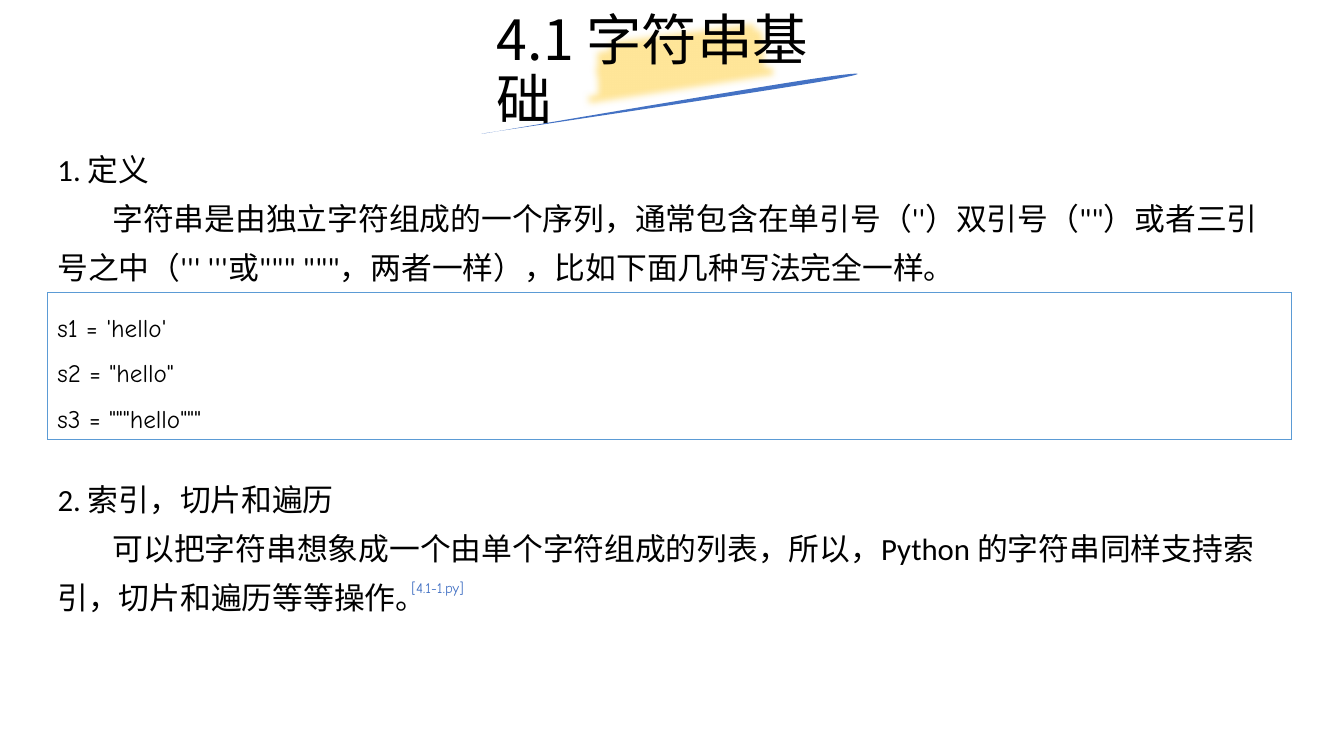
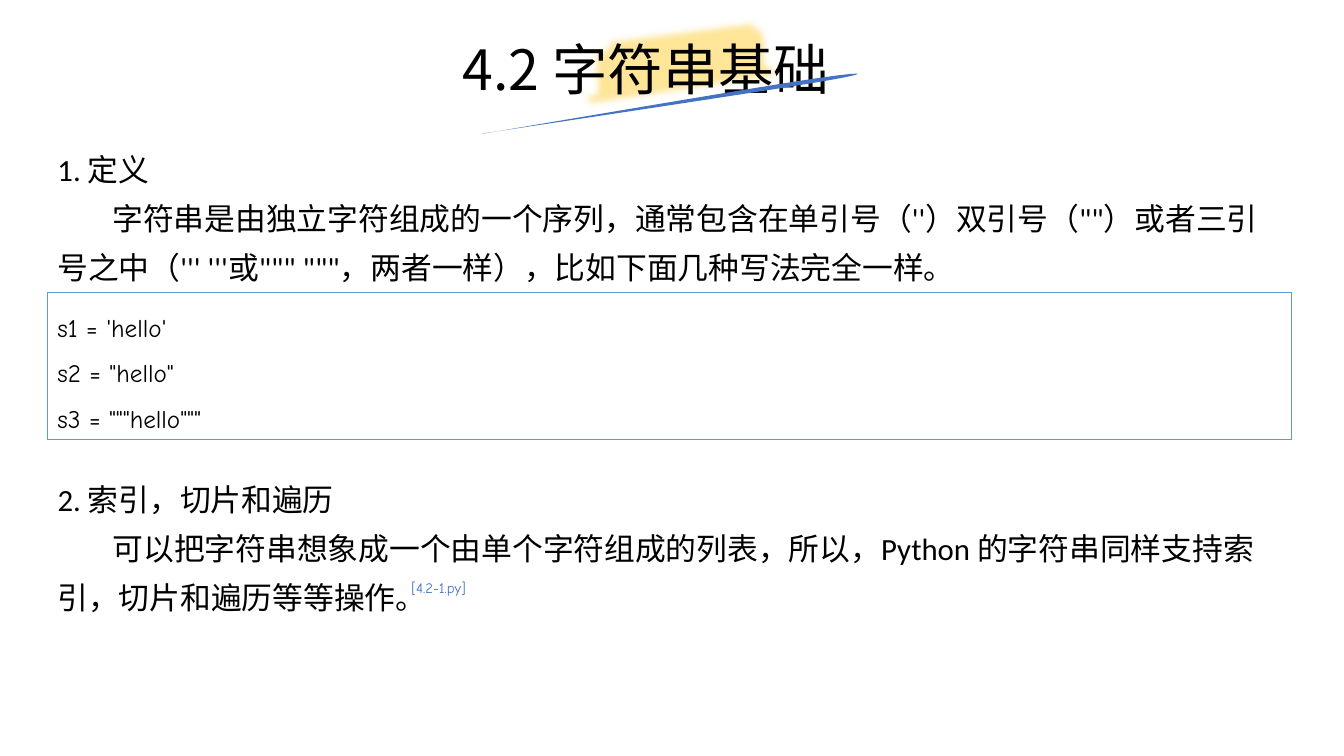
Before and after one commit to yiwenliu/CorePython, a slide deck: slide 19 of PPT/CorePython.pptx (slide 17 before the commit). Drawn at 1344x756 pixels with LibreOffice and Linux fonts; fonts in the diff are those of the drawing. Boxes give left, top, right and bottom in pixels: in the first picture for what was removed or moved away, otherwise in the second. Text is boxed around its words. In the diff, an @@ line names an element or a change of style, - is before the commit and + after.

```diff
--- a/PPT/CorePython.pptx
+++ b/PPT/CorePython.pptx
@@ title at <box>463,34,829,104</box>: text changed @@
-4.1 字符串基础
+4.2 字符串基础
@@ text at <box>411,581,465,596</box>: text changed @@
-[4.1-1.py]
+[4.2-1.py]
```
Also in this commit, not shown: 2 other slides changed, 3 slides added, 1 slide removed, 5 other files.
